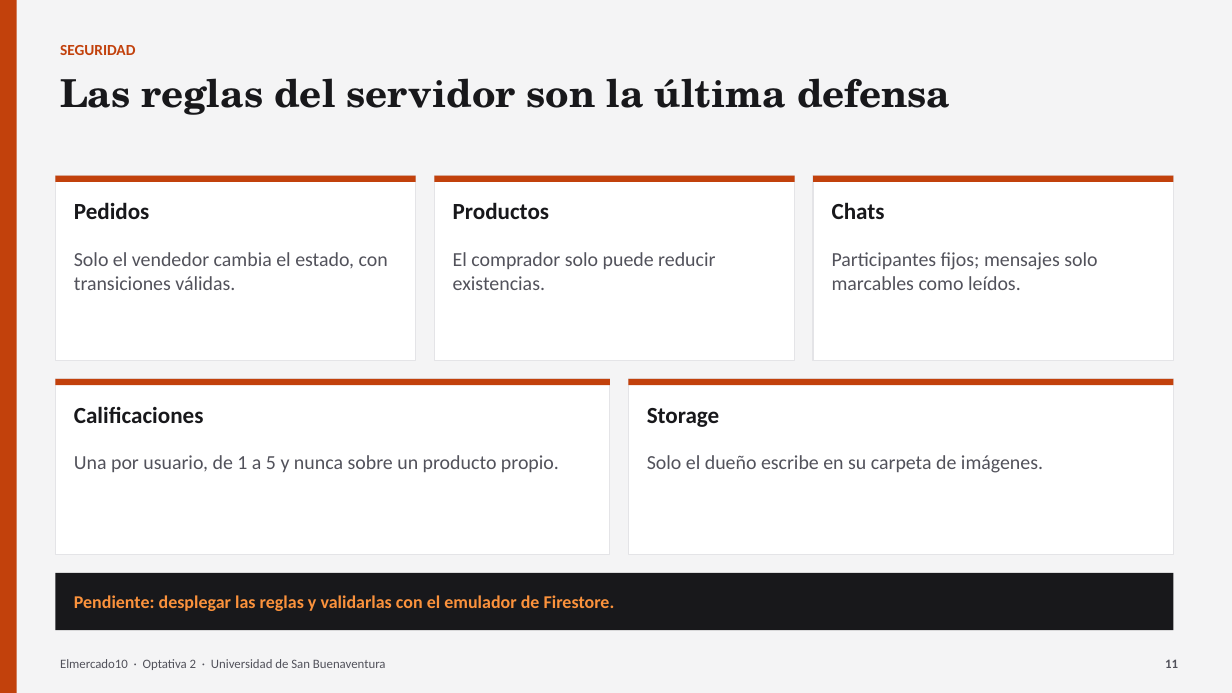
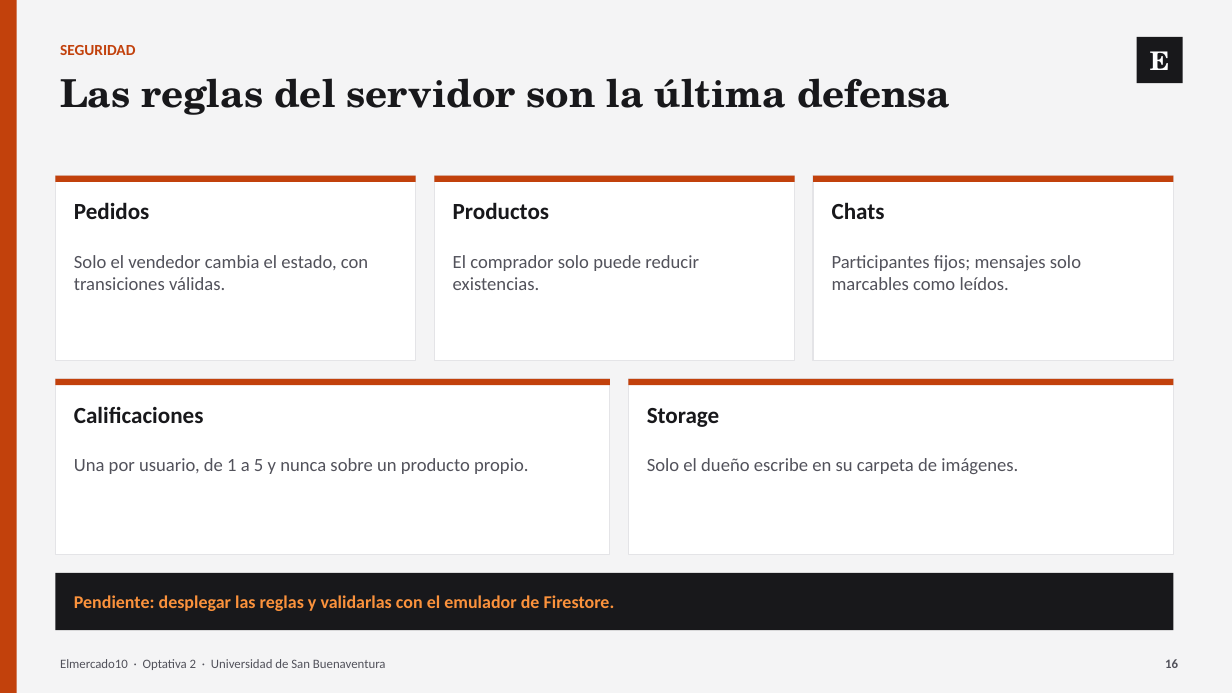
Before and after one commit to JuanXD2201/Elmercado10, a slide deck: slide 16 of DOCUMENTACION_ELMERCADO10/08_PRESENTACION/Presentacion_Elmercado10.pptx (slide 11 before the commit). Drawn at 1232x693 pixels with LibreOffice and Linux fonts; fonts in the diff are those of the drawing. Boxes give left, top, right and bottom in pixels: in the first picture for what was removed or moved away, otherwise in the second. Text is boxed around its words. In the diff, an @@ line names an element or a change of style, - is before the commit and + after.

```diff
--- a/DOCUMENTACION_ELMERCADO10/08_PRESENTACION/Presentacion_Elmercado10.pptx
+++ b/DOCUMENTACION_ELMERCADO10/08_PRESENTACION/Presentacion_Elmercado10.pptx
@@ rectangle added at (x1=1137, y1=37, x2=1183, y2=83), fill #18181B, 20 pt, text #FFFFFF, bold @@
+E
@@ size 15.5 to 14.5 pt in 5 elements at (x1=74, y1=458, x2=528, y2=474), (x1=647, y1=458, x2=1018, y2=474), (x1=74, y1=255, x2=368, y2=290), (x1=453, y1=255, x2=699, y2=290), (x1=832, y1=255, x2=1081, y2=290) @@
@@ text at (x1=1165, y1=659, x2=1178, y2=668): text changed @@
-11
+16
```
Also in this commit, not shown: 14 other slides changed, 8 slides added, 3 slides removed, 41 other files.
